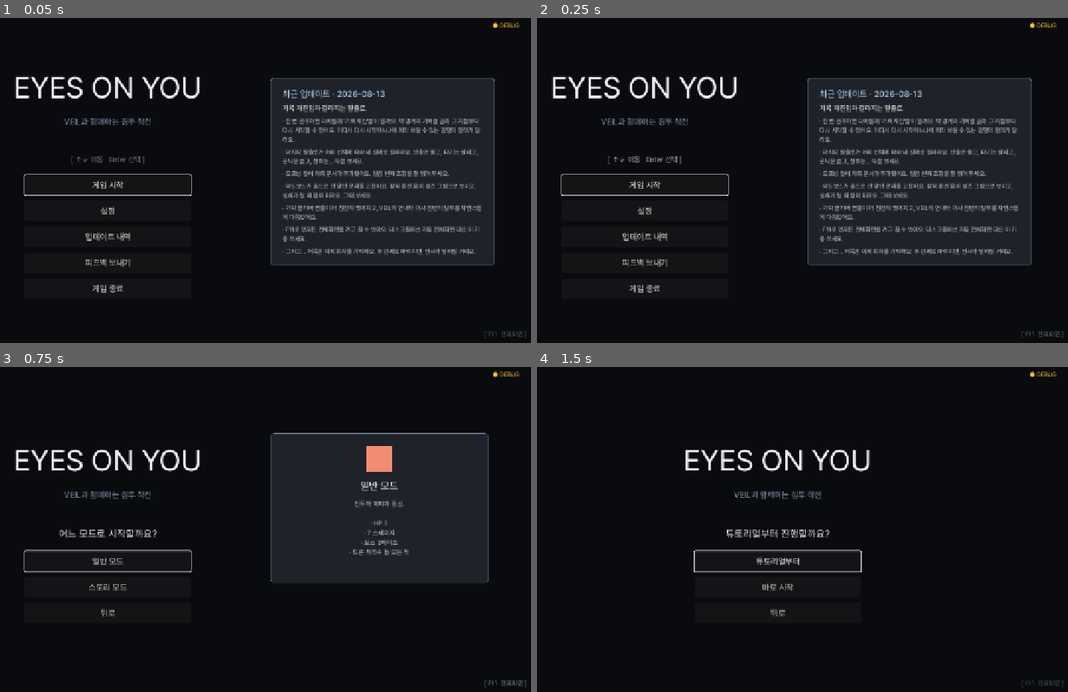
Above: before the commit, frames 1-4 (two rows, left to right).
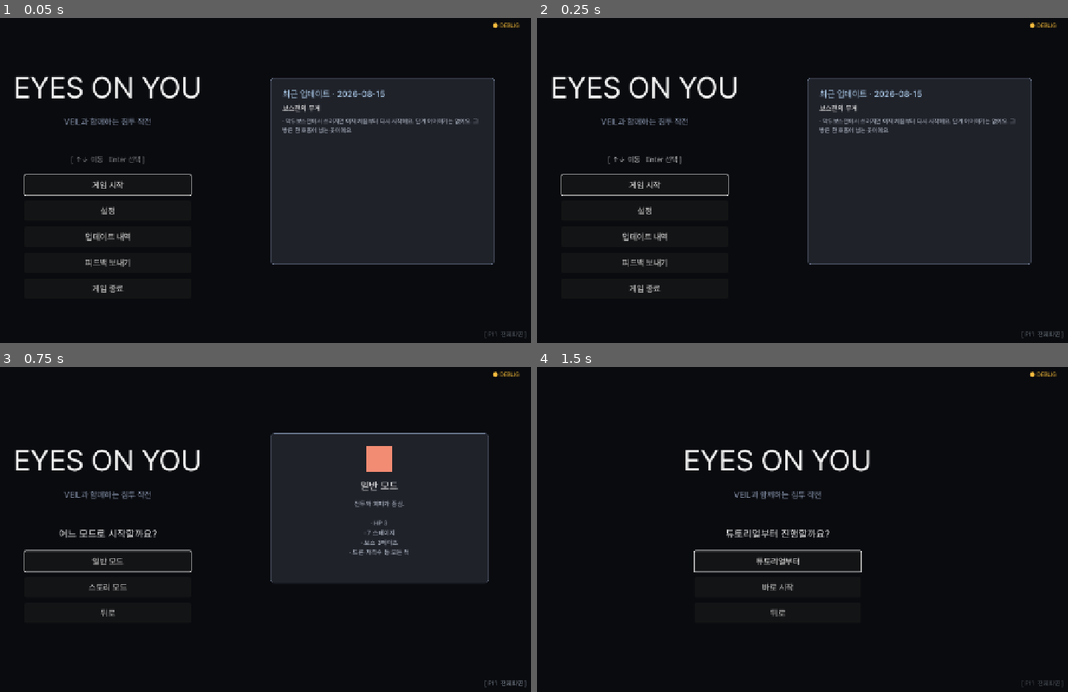
Above: after the commit, the same moments.

Repository: soomin007/EyesOnYou-Full
Game: Godot game, scene res://scenes/main.tscn
The game is run twice, just before and just after one commit, with the same random seed, the same clock (stepped at 60 frames per second) and the same inputs. Sound files missing from this copy of the repository are replaced by a short silence.
Inputs:
- Up to frame 1 (0.05 s): no input
- Up to frame 2 (0.25 s): no input
- Up to frame 3 (0.75 s): click "게임 시작" at 0.5 s
- Up to frame 4 (1.5 s): click "일반 모드" at 1.25 s

The runs differ from the first frame. In frame 1, 3.9% of the frame differs, in the area x 50-94%, y 22-77%; in frame 2, 3.9%; in frame 3, nothing differs; in frame 4, nothing differs.

Commit message:
fix(boss): 14-1 사망 시 페이즈 체크포인트 폐지, 항상 P1부터
- Death._restart_stage: route_core_recovery면 rival_phase_reached=0 (사망 경로 한정,
  연습장 페이즈 직행과 _init_rival_boss 분기는 유지)
- GameInfo 패치 노트 2026-08-15 '보스전의 무게' 항목으로 고지
- 추적 누락된 glitch.gdshader.uid 등재

Co-Authored-By: Claude Fable 5 <noreply@anthropic.com>

Diff:
--- a/scripts/Death.gd
+++ b/scripts/Death.gd
@@ -75,4 +75,8 @@
 
 func _restart_stage() -> void:
 	GameState.player_hp = GameState.player_max_hp
+	# 14-1 보스전 사망 = 항상 P1부터(2026-08-15 사용자 확정). 사망 경로 한정 —
+	# 연습장 페이즈 직행·_init_rival_boss 체크포인트 분기는 그대로 쓴다.
+	if GameState.current_route_id == "route_core_recovery":
+		GameState.rival_phase_reached = 0
 	get_tree().change_scene_to_file(SceneRouter.STAGE)
--- a/scripts/GameInfo.gd
+++ b/scripts/GameInfo.gd
@@ -10,6 +10,13 @@
 
 # 최신순(맨 위가 최신). date = 표시용, items = 변경점 줄.
 const PATCH_NOTES: Array = [
+	{
+		"date": "2026-08-15",
+		"title": "보스전의 무게",
+		"items": [
+			"막5 보스전에서 쓰러지면 이제 처음부터 다시 시작해요. 단계 이어하기는 없어요. 그 방은 한 호흡에 넘는 곳이에요.",
+		],
+	},
 	{
 		"date": "2026-08-13",
 		"title": "기록 재진입과 갈라지는 탈출로",
Not shown, added: assets/shaders/glitch.gdshader.uid
